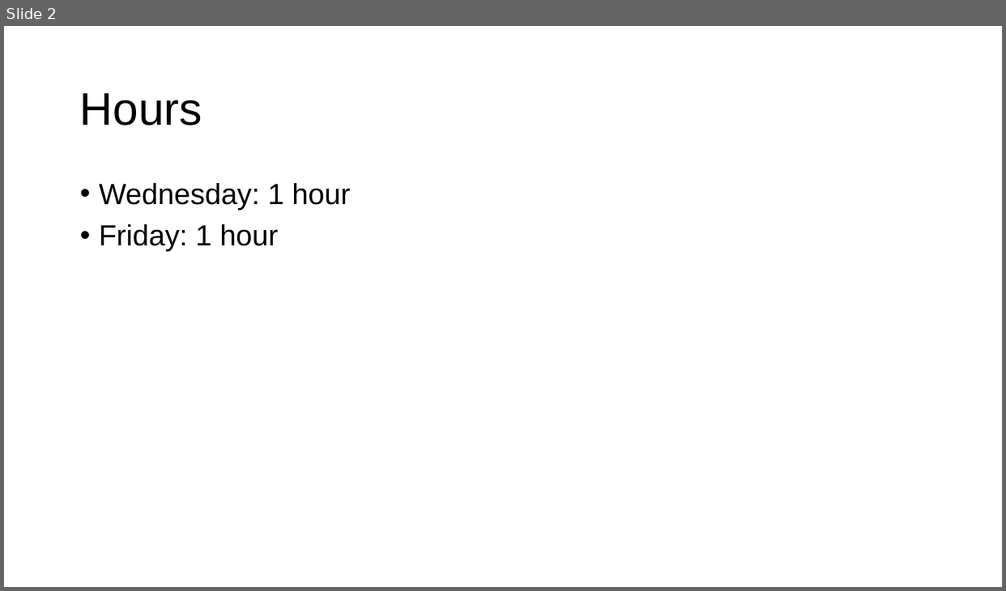
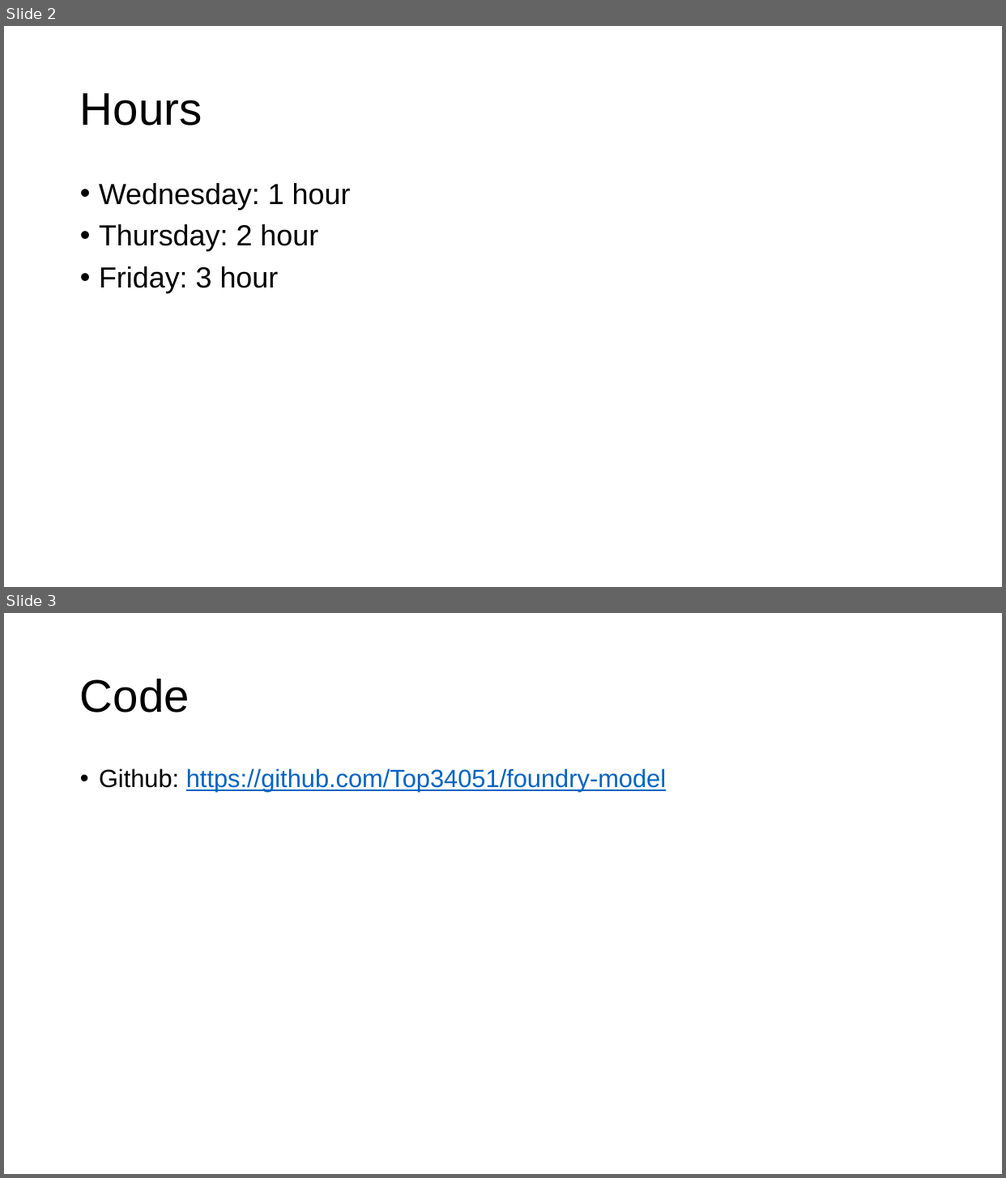
Before and after one commit to Top34051/foundry-model, a slide deck: slides/2021_03_05_Burapacheep.pptx. Shown one above the other, each under a label of ours: slide 2 before the commit, slides 2 and 3 after it. The pictures are 1006x591 and 1006x1178 pixels, drawn with LibreOffice and Linux fonts; fonts in the diff are those of the drawing. Boxes give left, top, right and bottom in pixels: in the first picture for what was removed or moved away, otherwise in the second. Text is boxed around its words. In the diff, an @@ line names an element or a change of style, - is before the commit and + after.

```diff
--- a/slides/2021_03_05_Burapacheep.pptx
+++ b/slides/2021_03_05_Burapacheep.pptx
@@ slide 3 added at (4, 613, 1002, 1174), background #FFFFFF @@
@@ title added at (80, 679, 189, 713), 44 pt, text #000000 @@
+Code
@@ text added at (99, 769, 666, 792), 24 pt, text #0563C1, underline @@
+• Github: https://github.com/Top34051/foundry-model
@@ slide 2 changed as well @@
@@ text at (99, 224, 318, 293): text changed @@
-• Friday: 1 hour
+• Thursday: 2 hour
+• Friday: 3 hour
```
Also in this commit, not shown: 1 other slide changed, 4 other slides added, 7 slides removed, 4 other files.
